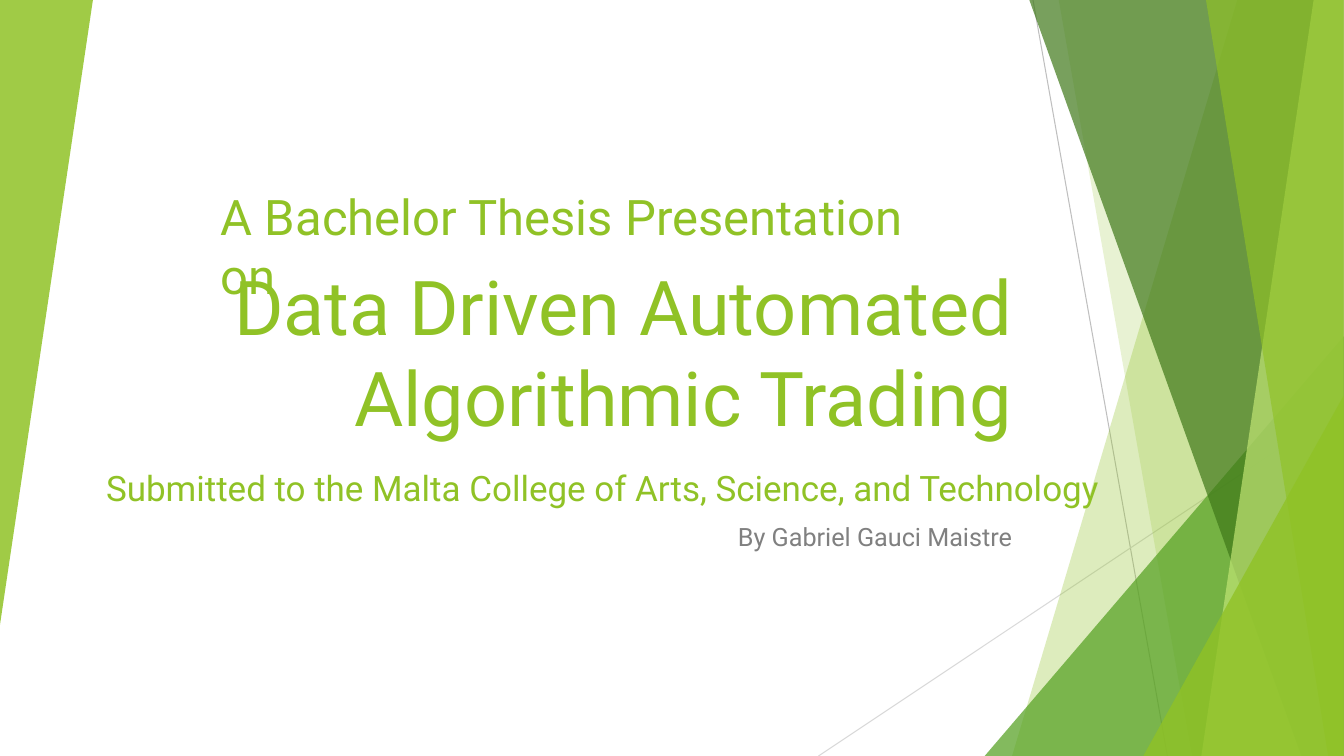
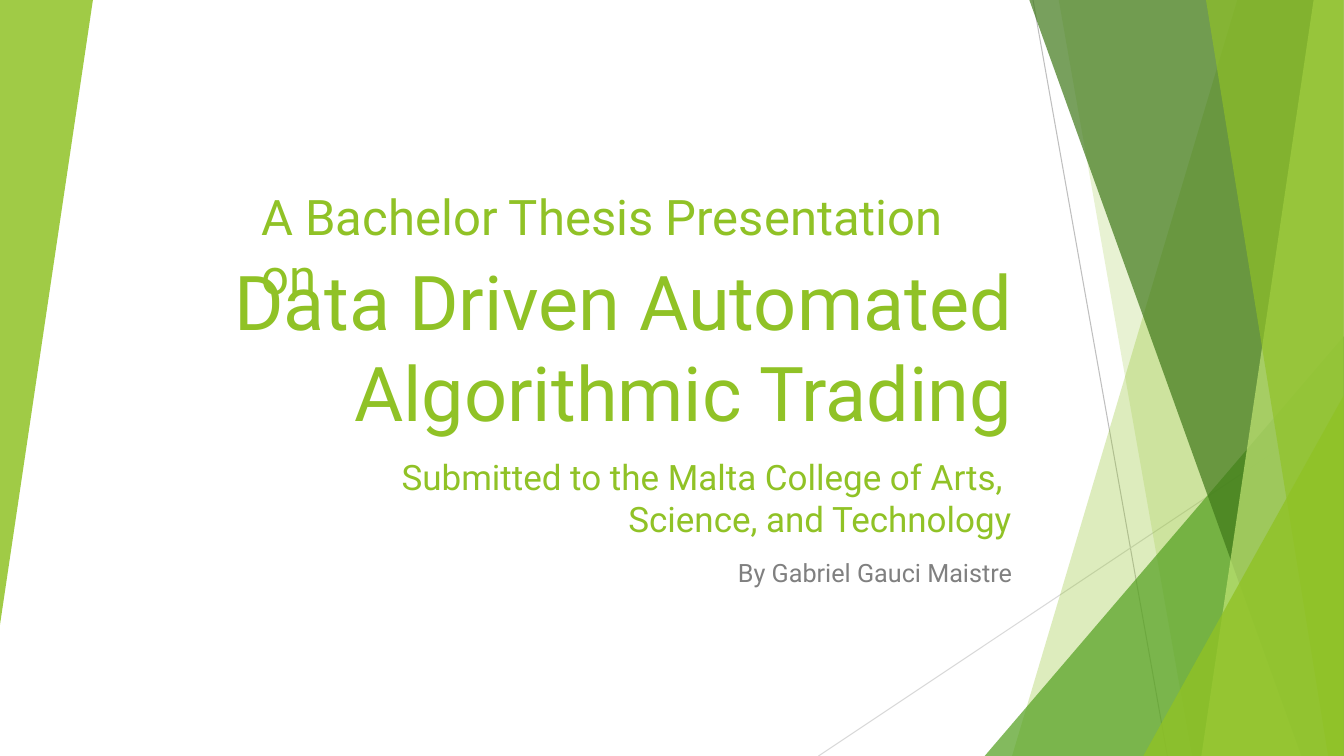
Before and after one commit to doyley91/Data-Driven-Automated-Algorithmic-Trading, a slide deck: slide 1 of Viva/Presentation.pptx. Drawn at 1344x756 pixels with LibreOffice and Linux fonts; fonts in the diff are those of the drawing. Boxes give left, top, right and bottom in pixels: in the first picture for what was removed or moved away, otherwise in the second. Text is boxed around its words. In the diff, an @@ line names an element or a change of style, - is before the commit and + after.

```diff
--- a/Viva/Presentation.pptx
+++ b/Viva/Presentation.pptx
@@ text "A Bachelor Thesis Presentation on" moved from (x1=221, y1=198, x2=902, y2=306) to (x1=261, y1=198, x2=943, y2=306) @@
@@ title "Data Driven Automated Algorithmic Trading" rewrapped from (x1=234, y1=267, x2=1012, y2=442) to (x1=234, y1=267, x2=1012, y2=437) @@
@@ text at (x1=402, y1=463, x2=1011, y2=540): text changed @@
-Submitted to the Malta College of Arts, Science, and Technology
+Submitted to the Malta College of Arts,
+Science, and Technology
@@ subtitle "By Gabriel Gauci Maistre" moved from (x1=738, y1=527, x2=1012, y2=552) to (x1=738, y1=563, x2=1012, y2=588) @@
```
Also in this commit, not shown: 7 other slides changed, 1 slide added, 2 other files.
